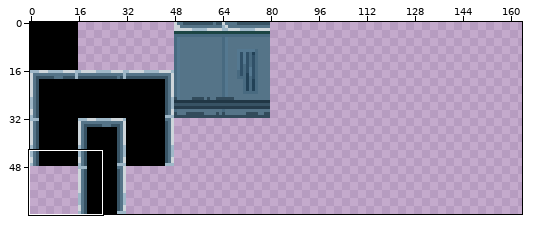
Two versions of one pixel-art file, examples/playground/src/main/resources/tilesets/turbine_walls.aseprite. The first picture is a wide view before the edit; the outline marks the close-up.
Close-up. Before the commit:
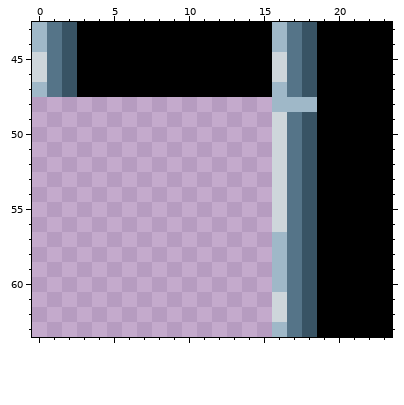
128x64 pixels, 1 frame. Colours within 5 levels of each other are drawn and written as one. Shown: x 0..23, y 43..63. The old version is drawn lined up with the new one, on the new canvas. The wide view leaves out empty margins. The commit also changed other parts of the picture, which this record leaves out.
After the commit:
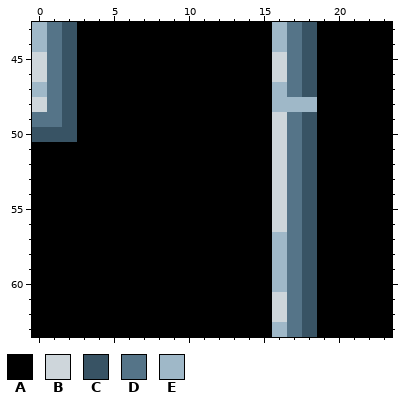
Palette (. is transparent): A #000000  B #ced6db  C #385364  D #557488  E #9fb8c8
What changed:
canvas 128x64 -> 256x64
Changed rows in their new state; - is an unchanged pixel.
first column x 0:
48 BDCAAAAAAAAAAAAA
49 DDCAAAAAAAAAAAAA
50 CCCAAAAAAAAAAAAA
51 AAAAAAAAAAAAAAAA
52 AAAAAAAAAAAAAAAA
53 AAAAAAAAAAAAAAAA
54 AAAAAAAAAAAAAAAA
55 AAAAAAAAAAAAAAAA
56 AAAAAAAAAAAAAAAA
57 AAAAAAAAAAAAAAAA
58 AAAAAAAAAAAAAAAA
59 AAAAAAAAAAAAAAAA
60 AAAAAAAAAAAAAAAA
61 AAAAAAAAAAAAAAAA
62 AAAAAAAAAAAAAAAA
63 AAAAAAAAAAAAAAAA
Pixel boxes of the changes (left, top, right, bottom) in both close-ups:
added: (32, 97, 272, 337)
